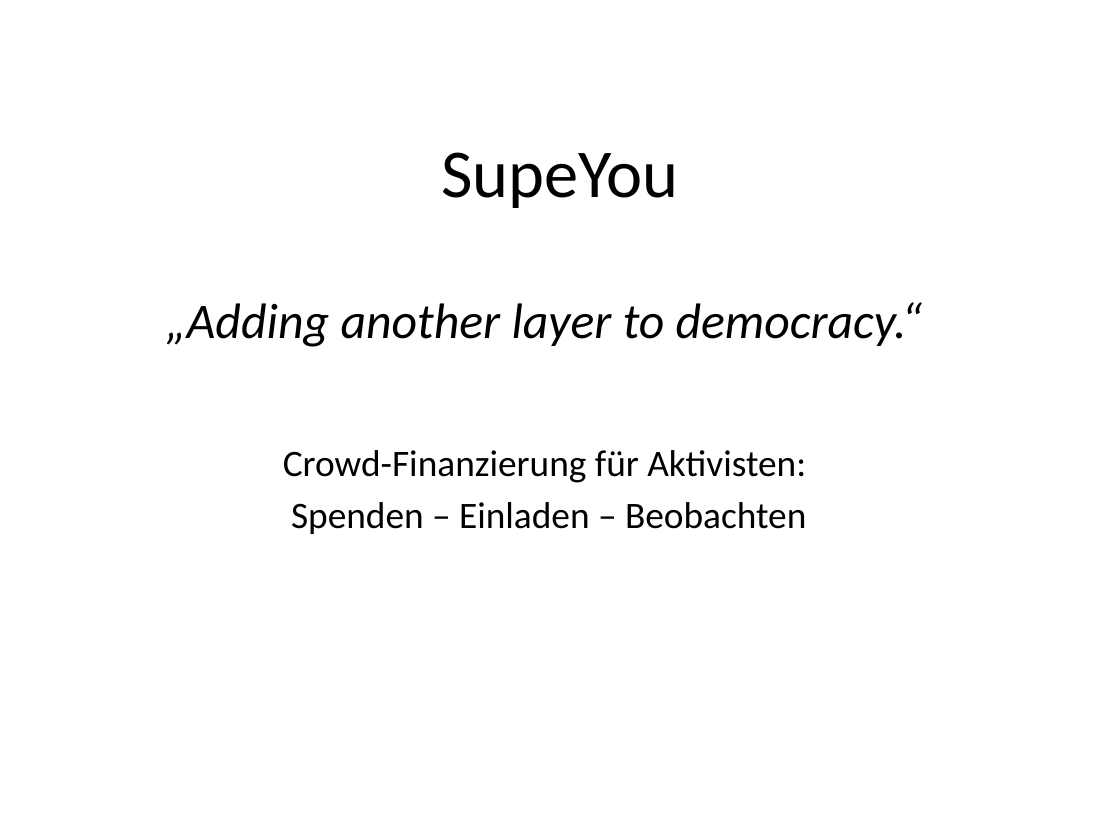
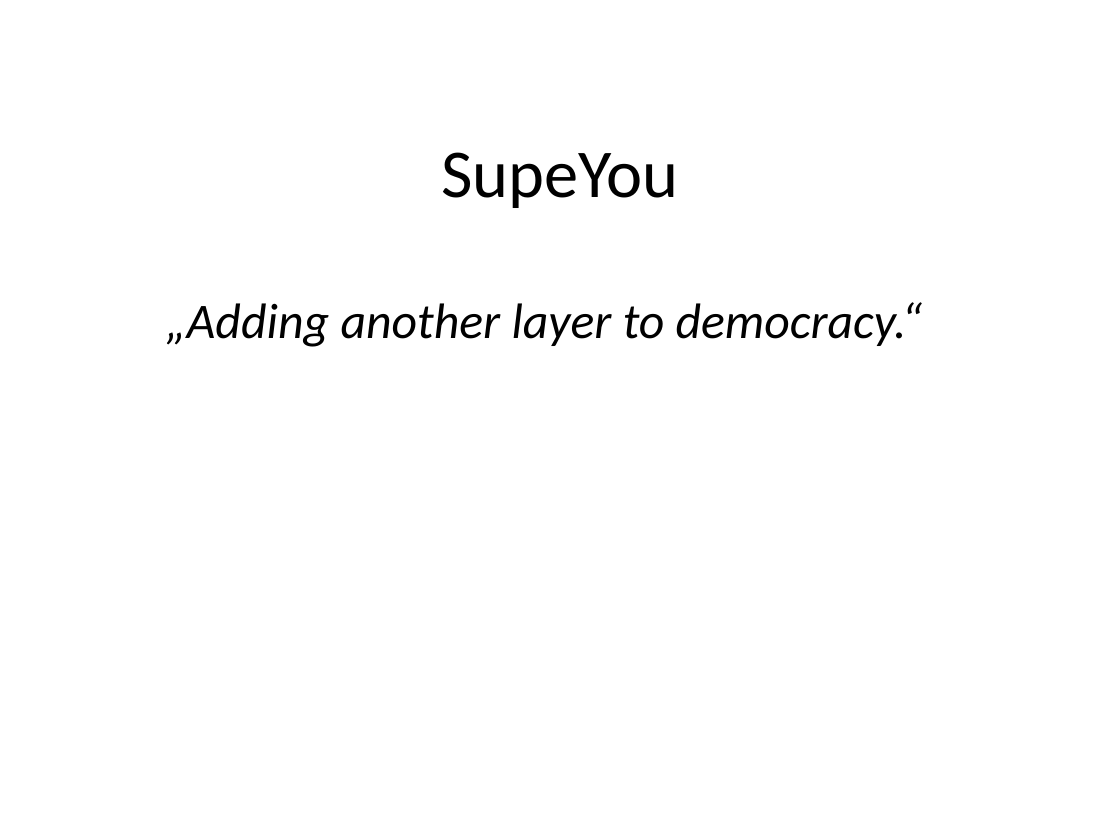
Before and after one commit to MoritzTheile/com.supeyou, a slide deck: slide 1 of com.supeyou.project/doc/SupeYou.pptx. Drawn at 1120x840 pixels with LibreOffice and Linux fonts; fonts in the diff are those of the drawing. Boxes give left, top, right and bottom in pixels: in the first picture for what was removed or moved away, otherwise in the second. Text is boxed around its words. In the diff, an @@ line names an element or a change of style, - is before the commit and + after.

```diff
--- a/com.supeyou.project/doc/SupeYou.pptx
+++ b/com.supeyou.project/doc/SupeYou.pptx
@@ text removed at (x1=283, y1=450, x2=806, y2=534) @@
-Crowd-Finanzierung für Aktivisten:
-Spenden – Einladen – Beobachten
```
Also in this commit, not shown: 2 other slides changed, 5 slides added, 9 other files.
